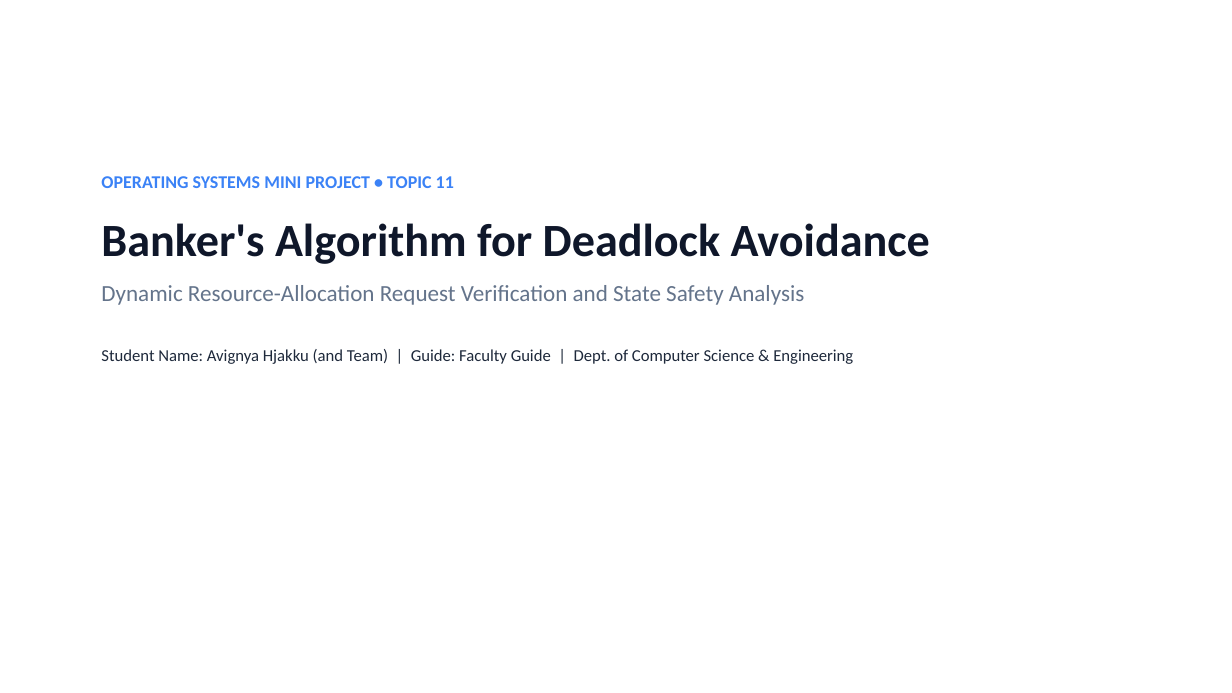
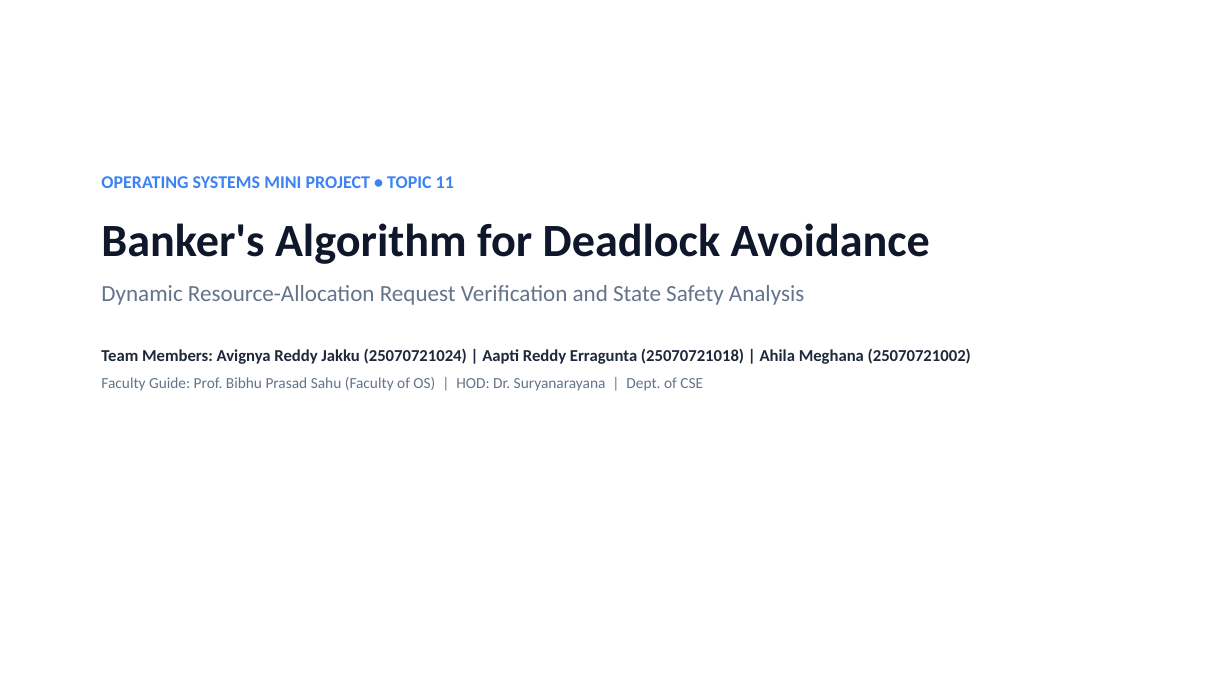
Before and after one commit to avignyahjakku-dot/os_mini_project, a slide deck: slide 1 of docs/presentation_slides.pptx. Drawn at 1232x693 pixels with LibreOffice and Linux fonts; fonts in the diff are those of the drawing. Boxes give left, top, right and bottom in pixels: in the first picture for what was removed or moved away, otherwise in the second. Text is boxed around its words. In the diff, an @@ line names an element or a change of style, - is before the commit and + after.

Commit message:
docs: update team members, PRNs, faculty guide Bibhu Prasad Sahu, and HOD Dr. Suryanarayana

```diff
--- a/docs/presentation_slides.pptx
+++ b/docs/presentation_slides.pptx
@@ text at (x1=101, y1=349, x2=971, y2=391): text changed; bold on @@
-Student Name: Avignya Hjakku (and Team) | Guide: Faculty Guide | Dept. of Computer Science & Engineering
+Team Members: Avignya Reddy Jakku (25070721024) | Aapti Reddy Erragunta (25070721018) | Ahila Meghana (25070721002)
+Faculty Guide: Prof. Bibhu Prasad Sahu (Faculty of OS) | HOD: Dr. Suryanarayana | Dept. of CSE
```
Also in this commit, not shown: 5 other files.
